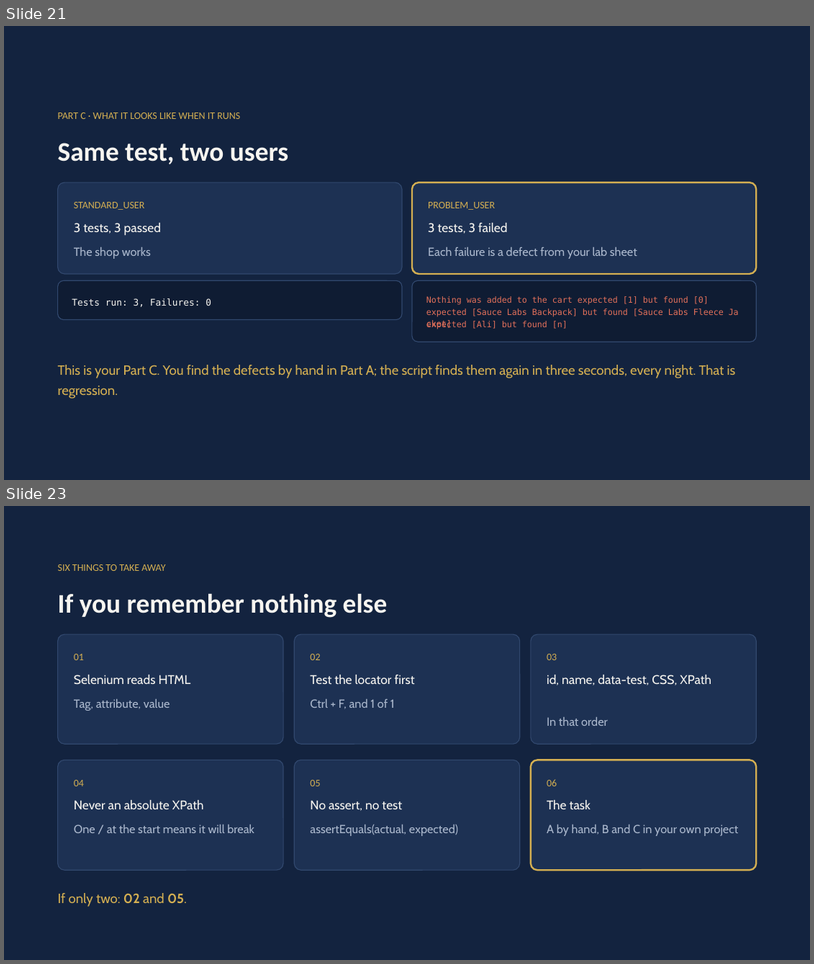
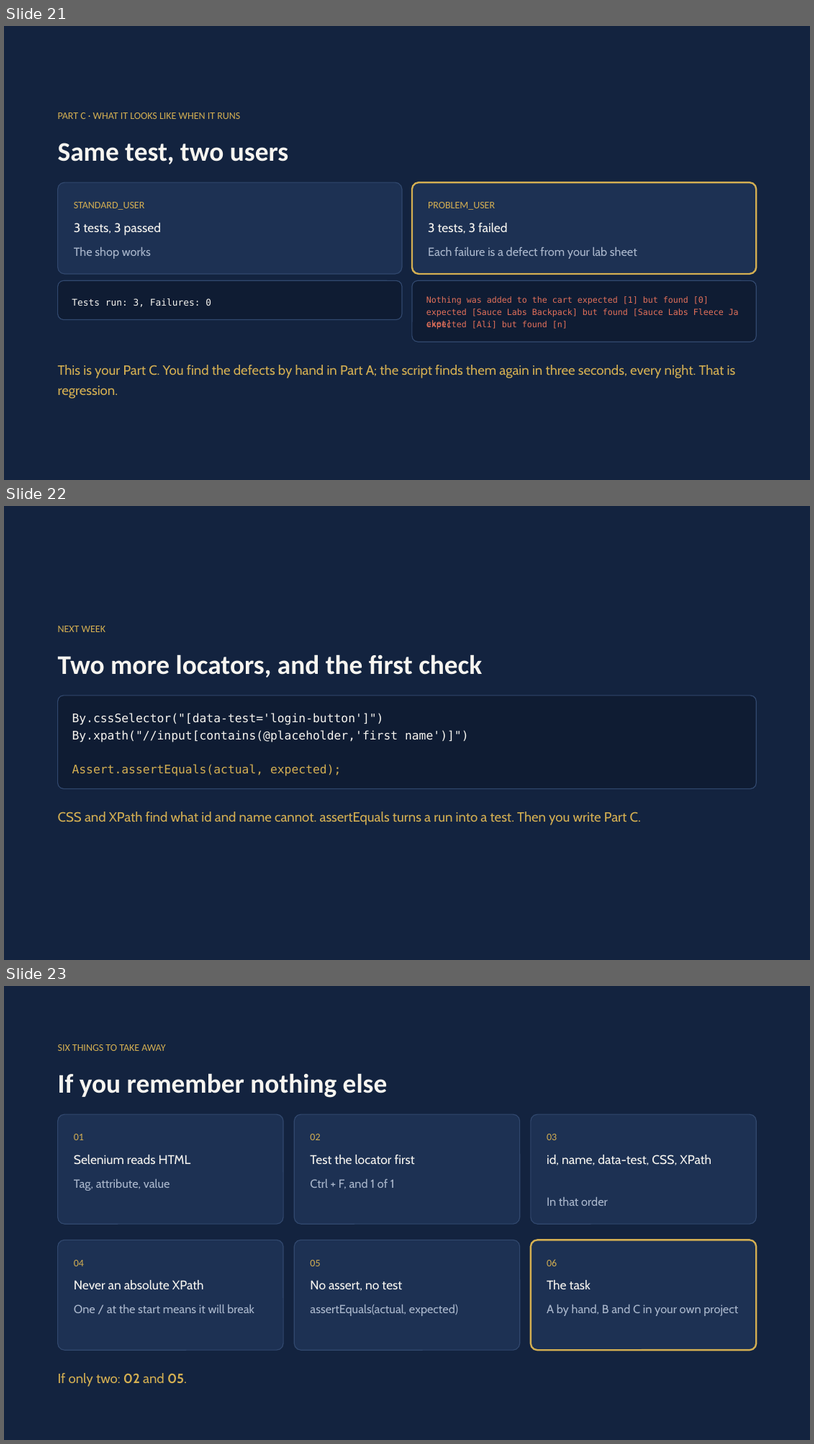
Before and after one commit to MohamedShehab280/software-testing, a slide deck: week-04/Week 4 - Locators and Assertions.pptx. Shown one above the other, each under a label of ours: slides 21 and 23 before the commit, slides 21, 22 and 23 after it; the slides between them are not shown. The pictures are 814x964 and 814x1444 pixels, drawn with LibreOffice and Linux fonts; fonts in the diff are those of the drawing. Boxes give left, top, right and bottom in pixels: in the first picture for what was removed or moved away, otherwise in the second. Text is boxed around its words. In the diff, an @@ line names an element or a change of style, - is before the commit and + after.

Commit message:
Weeks 3-4 task: hand in twice, Part C after section 5
CSS, XPath and assertEquals move to the start of section 5, so Part C is
due before section 6. Parts A and B are still due before section 5.

```diff
--- a/week-04/Week 4 - Locators and Assertions.pptx
+++ b/week-04/Week 4 - Locators and Assertions.pptx
@@ slide 22 added at <box>4,506,810,960</box>, background #13233F @@
@@ text added at <box>58,626,106,632</box>, 12 pt, text #D4AF52 @@
+NEXT WEEK
@@ text added at <box>58,654,482,677</box>, 32 pt, text #F7F5F0, bold @@
+Two more locators, and the first check
@@ rounded rectangle added at <box>58,695,757,788</box>, fill #0F1C33, outline #31486E 1 pt @@
@@ text added at <box>72,713,384,725</box>, 14 pt, text #F7F5F0 @@
+By.cssSelector("[data-test='login-button']")
@@ text added at <box>72,730,469,742</box>, 14 pt, text #F7F5F0 @@
+By.xpath("//input[contains(@placeholder,'first name')]")
@@ text added at <box>72,764,341,776</box>, 14 pt, text #D4AF52 @@
+Assert.assertEquals(actual, expected);
@@ text added at <box>58,811,641,825</box>, 16 pt, text #D4AF52 @@
+CSS and XPath find what id and name cannot. assertEquals turns a run into a test. Then you write Part C.
```
Also in this commit, not shown: 3 slides changed, 1 slide removed, 3 other files.
